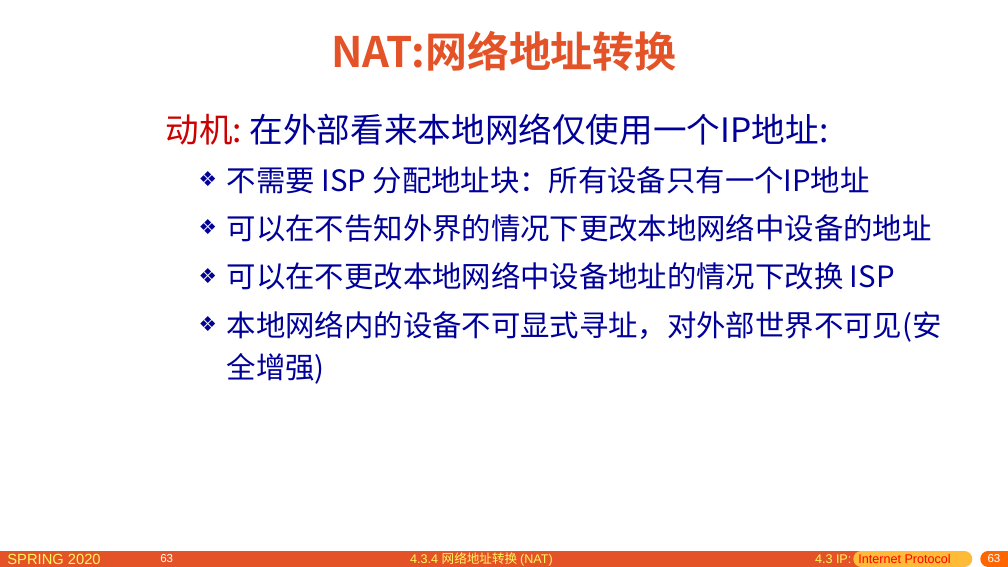
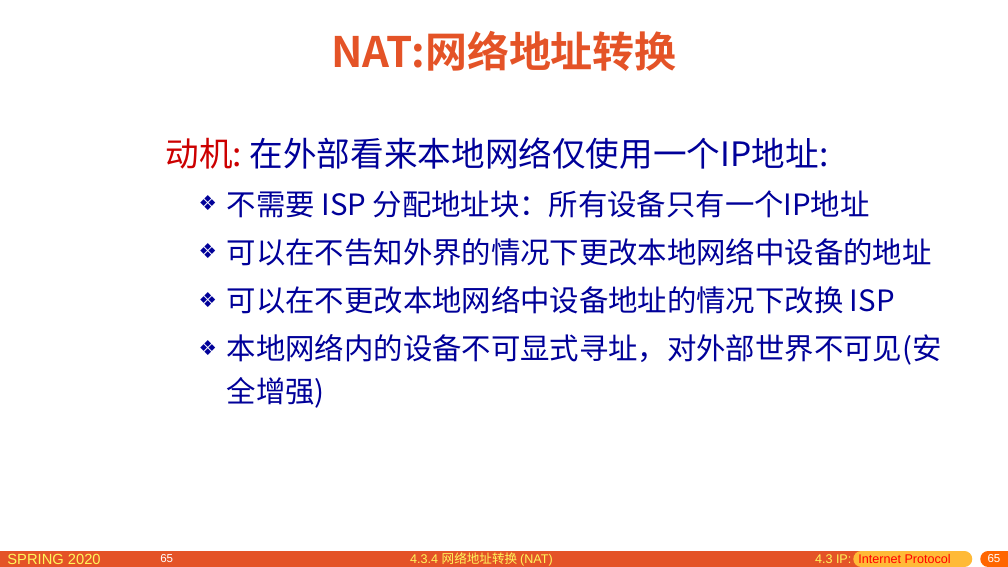
Before and after one commit to network-distributed/presentations, a slide deck: slide 65 of chapter4_cn.pptx (slide 63 before the commit). Drawn at 1008x567 pixels with LibreOffice and Linux fonts; fonts in the diff are those of the drawing. Boxes give left, top, right and bottom in pixels: in the first picture for what was removed or moved away, otherwise in the second. Text is boxed around its words. In the diff, an @@ line names an element or a change of style, - is before the commit and + after.

```diff
--- a/chapter4_cn.pptx
+++ b/chapter4_cn.pptx
@@ text "动机: 在外部看来本地网络仅使用一个IP地址:": place and size @@
-text "动机: 在外部看来本地网络仅使用一个IP地址:" at box(165, 113, 942, 384)
+text "动机: 在外部看来本地网络仅使用一个IP地址:" at box(165, 137, 942, 408)
@@ page number at box(160, 554, 173, 562): text changed @@
-63
+65
@@ page number at box(988, 554, 1001, 562): text changed @@
-63
+65
```
Also in this commit, not shown: 27 other slides changed, 9 slides added, 4 other files.
